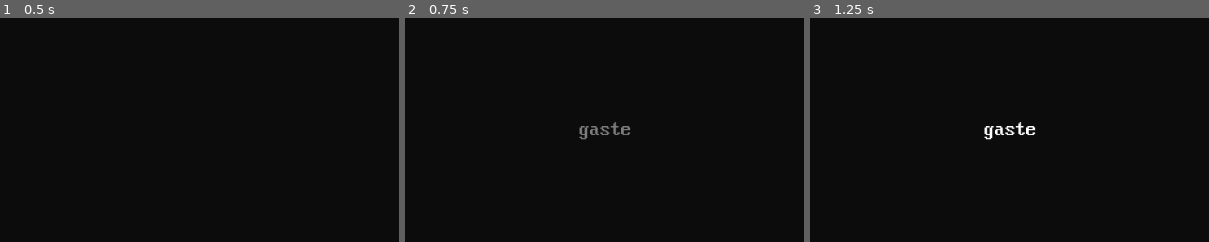
Above: before the commit, frames 1-3 (left to right).
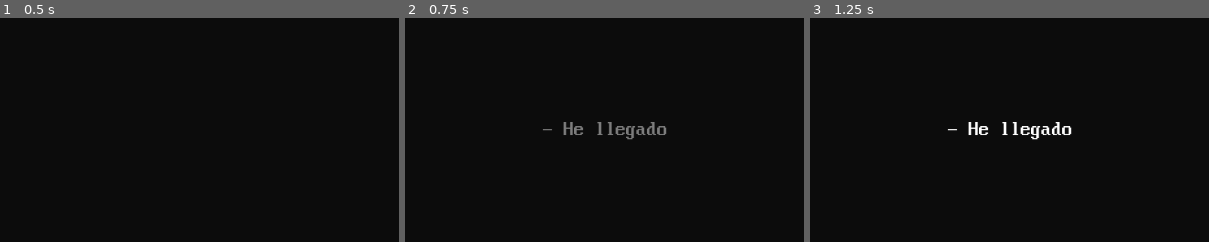
Above: after the commit, the same moments.

Repository: ManuelOteroFernandez/corujam2
Game: Godot game, scene res://ux/win_screen.tscn
Same seed, same stepped clock (60 frames per second), same inputs: the game is played once before the commit and once after it. This scene is started directly instead of the project's main scene.
Inputs:
- Up to frame 1 (0.5 s): no input
- Up to frame 2 (0.75 s): tap Enter (ui_accept) at 0.5 s; hold D (move_right) from 0.53 s (still down); tap E (interact) at 0.6 s
- Up to frame 3 (1.25 s): keep holding D (move_right); tap Enter (ui_accept) at 0.77 s
The pictures show only the part of the screen within x 25-75%, y 20-70%; the shares and areas given below are measured in that part.

Frame 1 is identical in both runs. In frame 2, 0.9% of the frame differs, in the area x 34-66%, y 46-55%; in frame 3, 1.0%.

Commit message:
Nombre de juego en el final

Diff:
--- a/ux/win_screen.gd
+++ b/ux/win_screen.gd
@@ -1,6 +1,7 @@
 extends CanvasLayer
 
 @export var text_list:Array[String]
+@export var game_names: Array[String]
 @onready var text: RichTextLabel = $Container/VBoxContainer/RichTextLabel
 @onready var timer: Timer = $Timer
 @onready var button: Button = $Container/VBoxContainer/Button
@@ -17,7 +18,10 @@
 
 	await tw.finished
 
-	text.text = text_list[next_index]
+	if next_index == 7:
+		text.text = "+ {0}. ¡Ha salido hoy!".format([game_names.pick_random()])
+	else:
+		text.text = text_list[next_index]
 	if next_index < text_list.size():
 		next_index += 1
 
--- a/ux/win_screen.tscn
+++ b/ux/win_screen.tscn
@@ -6,7 +6,8 @@
 
 [node name="WinScreen" type="CanvasLayer" unique_id=1930916143]
 script = ExtResource("1_82l3k")
-text_list = Array[String](["gaste", "ed e"])
+text_list = Array[String](["- He llegado", "- Por favor, dímelo sin tapujos. Sea lo que sea, ya me he mentalizado.", "+ ¿Por qué esa cara tan larga?¿Qué piensas que ha pasado?", "- No se, me esperaba que se hubiese muerto el gato o algo así.", "+ No tranquilo, no ha pasado nada malo. ", "+ ¿Sabes ese juego que tanto estabas esperando?", "- ¿Cuál de ellos?", "+ El *Inserte nombre de juego de esta Jam*. ¡Ha salido hoy!", "- ¡Que alegría! En verdad nunca llueve que no escampe."])
+game_names = Array[String](["Si estas preocupado no te preocupes", "E se nunca chove", "Escampador", "Batatinha", "Las asombrosas aventuras del valeroso Milo Cirrus"])
 
 [node name="Container" type="Control" parent="." unique_id=325274922]
 layout_mode = 3
